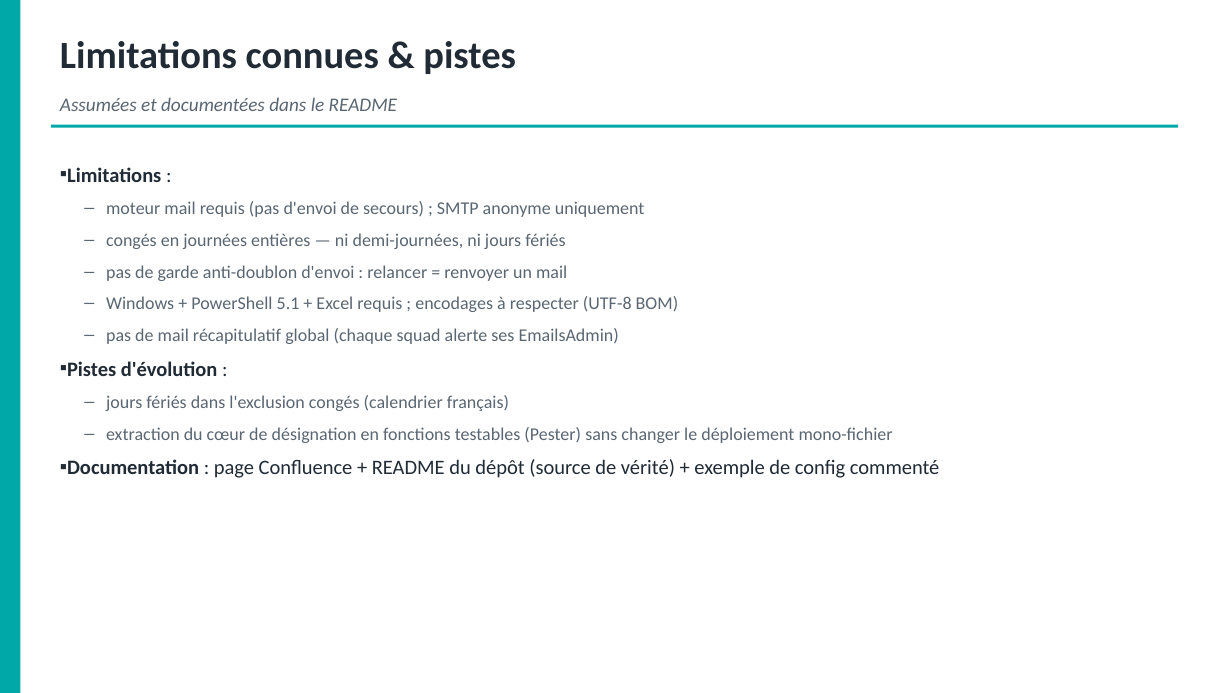
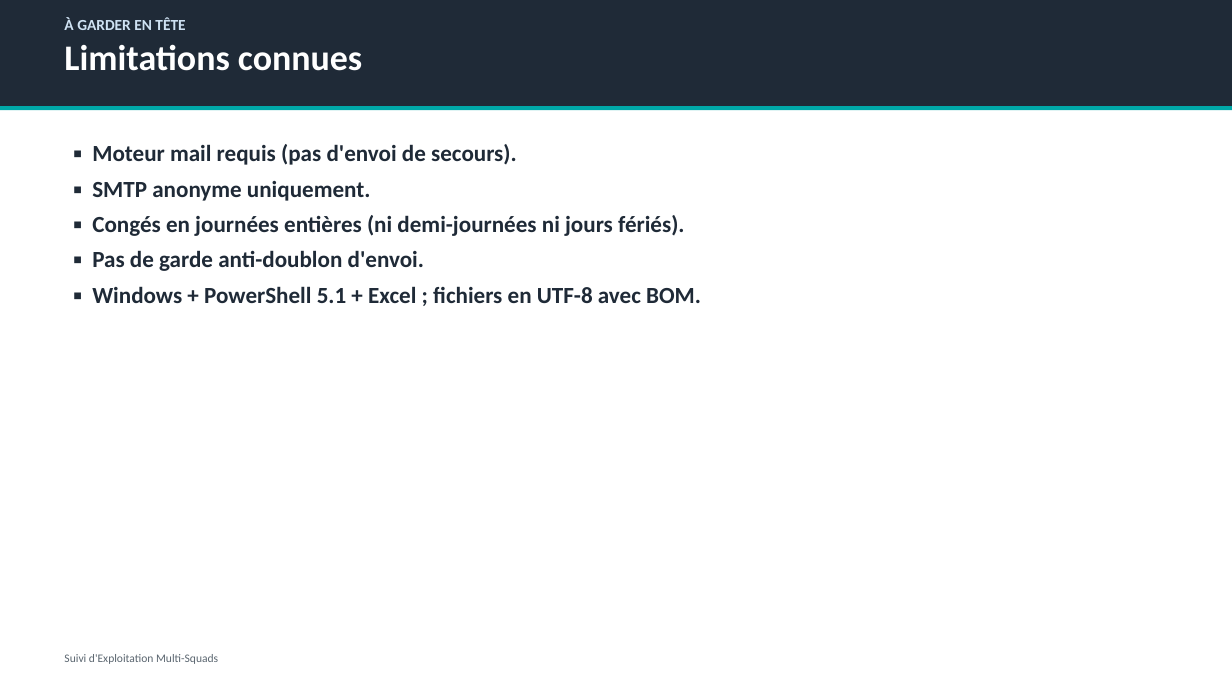
Before and after one commit to lucasyessad/mon_env, a slide deck: slide 10 of docs/Presentation-Suivi-Exploitation.pptx (slide 13 before the commit). Drawn at 1232x693 pixels with LibreOffice and Linux fonts; fonts in the diff are those of the drawing. Boxes give left, top, right and bottom in pixels: in the first picture for what was removed or moved away, otherwise in the second. Text is boxed around its words. In the diff, an @@ line names an element or a change of style, - is before the commit and + after.

```diff
--- a/docs/Presentation-Suivi-Exploitation.pptx
+++ b/docs/Presentation-Suivi-Exploitation.pptx
@@ rectangle removed at bbox=[0, 0, 20, 693] @@
@@ rectangle added at bbox=[0, 0, 1232, 106], fill #1F2A37 @@
@@ text at bbox=[64, 17, 362, 71]: text changed; size 30 to 28 pt; text colour #212B36 to #FFFFFF @@
-Limitations connues & pistes
+À GARDER EN TÊTE
+Limitations connues
@@ rectangle: place and size @@
-rectangle at bbox=[51, 125, 1178, 128]
+rectangle at bbox=[0, 106, 1232, 110]
@@ text removed at bbox=[60, 97, 397, 111] @@
-Assumées et documentées dans le README
@@ text at bbox=[92, 144, 701, 303]: text changed; size 14 to 18 pt; text colour #5A6672 to #1F2A37; bold on @@
-▪ Limitations :
-  – moteur mail requis (pas d'envoi de secours) ; SMTP anonyme uniquement
-  – congés en journées entières — ni demi-journées, ni jours fériés
-  – pas de garde anti-doublon d'envoi : relancer = renvoyer un mail
-  – Windows + PowerShell 5.1 + Excel requis ; encodages à respecter (UTF-8 BOM)
-  – pas de mail récapitulatif global (chaque squad alerte ses EmailsAdmin)
-▪ Pistes d'évolution :
-  – jours fériés dans l'exclusion congés (calendrier français)
-  – extraction du cœur de désignation en fonctions testables (Pester) sans changer le déploiement mono-fichier
-▪ Documentation : page Confluence + README du dépôt (source de vérité) + exemple de config commenté
+▪ Moteur mail requis (pas d'envoi de secours).
+▪ SMTP anonyme uniquement.
+▪ Congés en journées entières (ni demi-journées ni jours fériés).
+▪ Pas de garde anti-doublon d'envoi.
+▪ Windows + PowerShell 5.1 + Excel ; fichiers en UTF-8 avec BOM.
@@ text added at bbox=[64, 654, 218, 664], 9 pt, text #5B6670 @@
+Suivi d'Exploitation Multi-Squads
```
Also in this commit, not shown: 2 other slides changed, 8 slides added, 10 slides removed, 7 other files.
